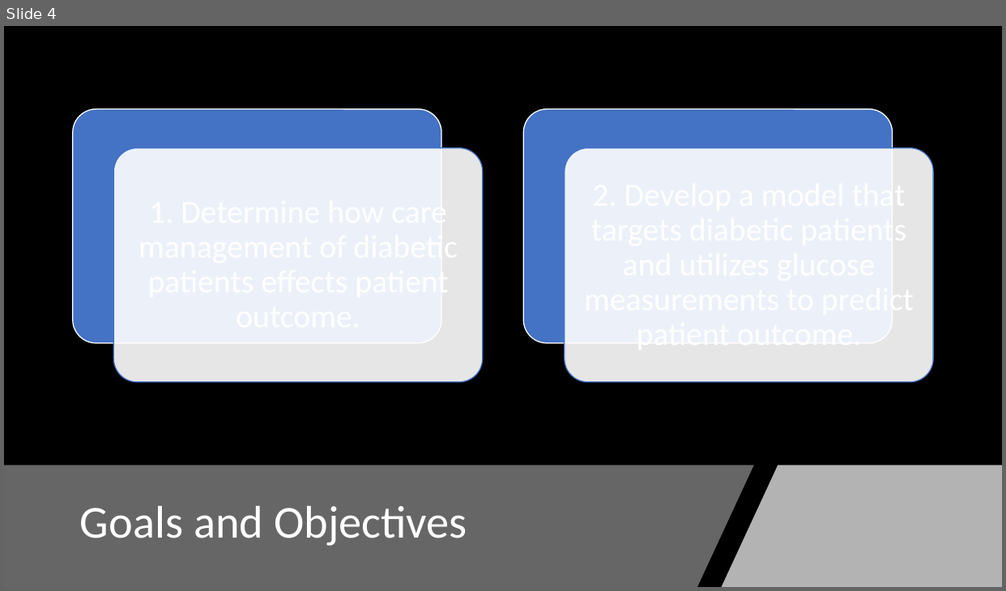
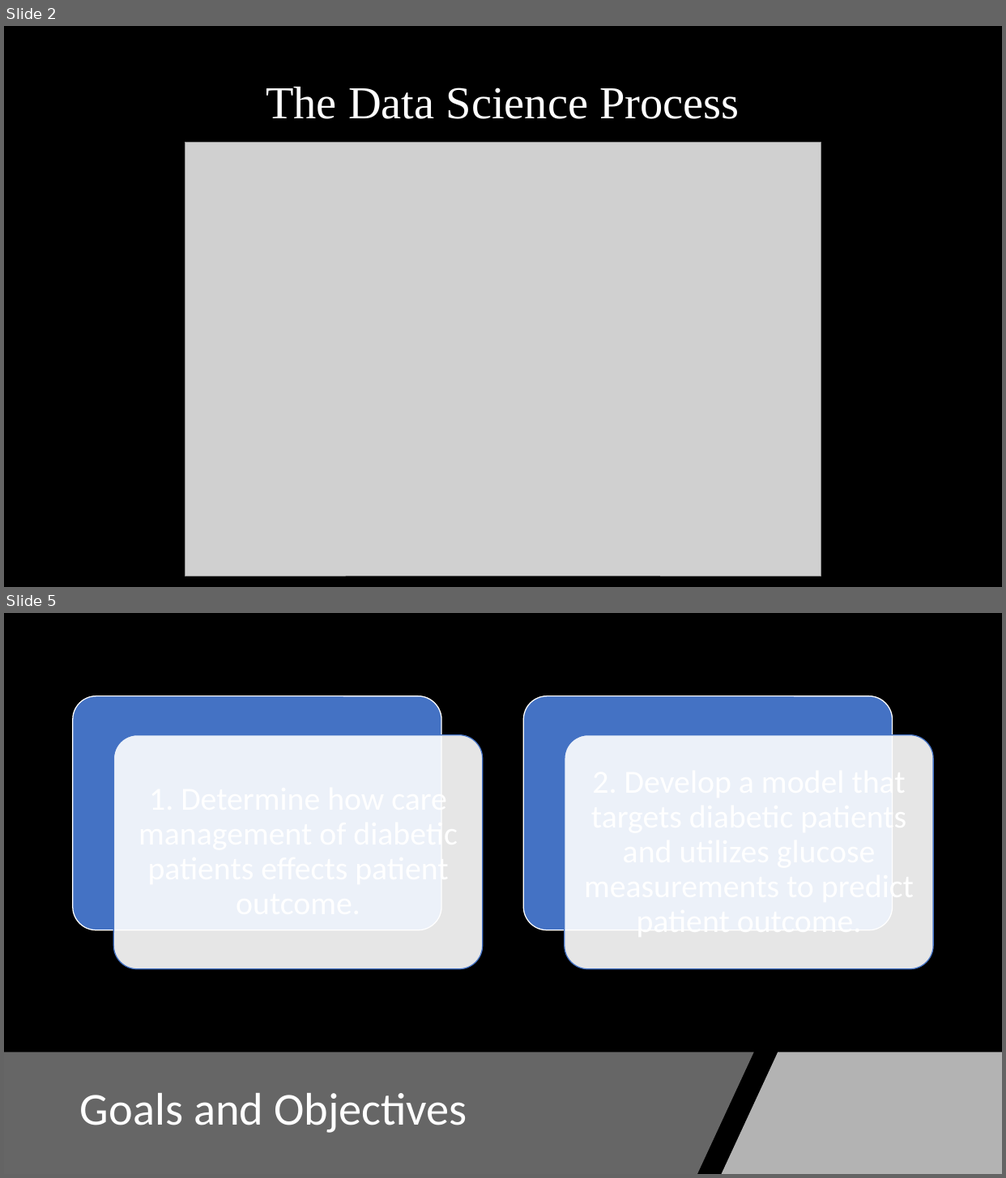
Before and after one commit to imw2/Diabetes-Diagnosis-Prediction, a slide deck: O. Week 3-4-2019/FinalPresentationWittler.pptx. Shown one above the other, each under a label of ours: slide 4 before the commit, slides 2 and 5 after it; the slides between them are not shown. The pictures are 1006x591 and 1006x1178 pixels, drawn with LibreOffice and Linux fonts; fonts in the diff are those of the drawing; grey boxes stand for pictures. Boxes give left, top, right and bottom in pixels: in the first picture for what was removed or moved away, otherwise in the second. Text is boxed around its words. In the diff, an @@ line names an element or a change of style, - is before the commit and + after.

```diff
--- a/O. Week 3-4-2019/FinalPresentationWittler.pptx
+++ b/O. Week 3-4-2019/FinalPresentationWittler.pptx
@@ slide 2 added at box(4, 26, 1002, 587), background #000000 @@
@@ title added at box(266, 86, 739, 119), 44 pt, text #FFFFFF @@
+The Data Science Process
@@ picture added at box(185, 143, 820, 576) @@
@@ what was slide 4 is now slide 5 @@
```
Also in this commit, not shown: 5 slides changed, 5 other slides added.
